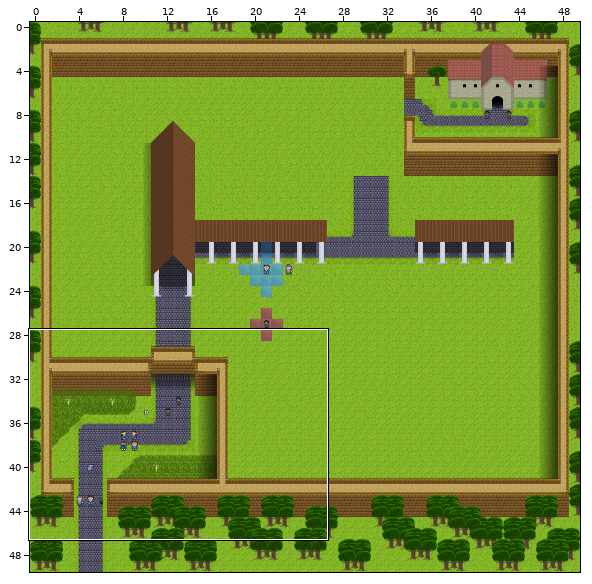
One commit to this Tiled map: Board1.tmx. Above, an overview of the earlier version with the close-up marked.
Close-up. Before:
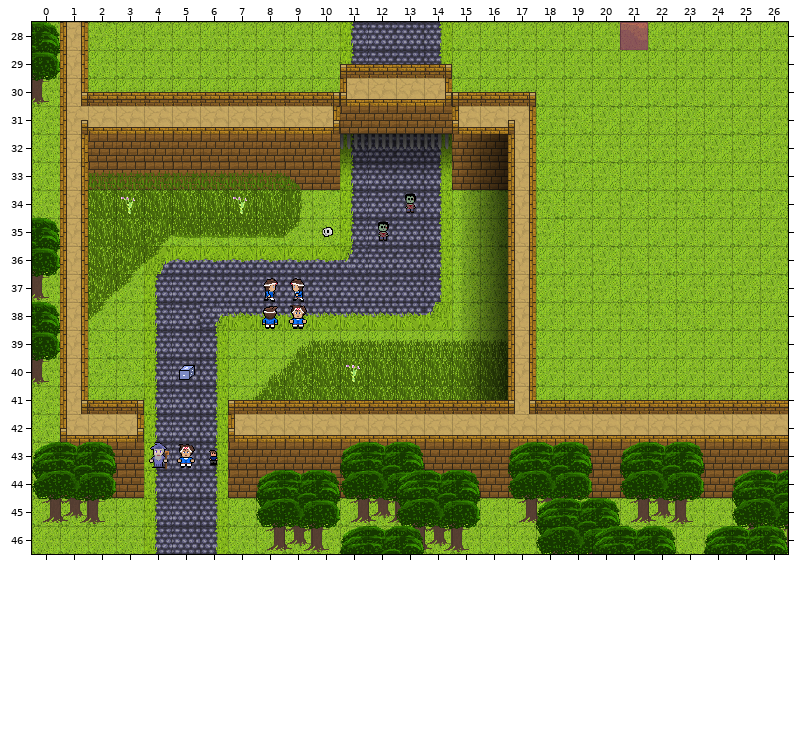
Cells are 32x32 px. Shown: x 0..26, y 28..46. The commit also changed other parts of the map, which this record leaves out. Tiles whose own drawing changed are shown in their newer look in all pictures.
Once edited:
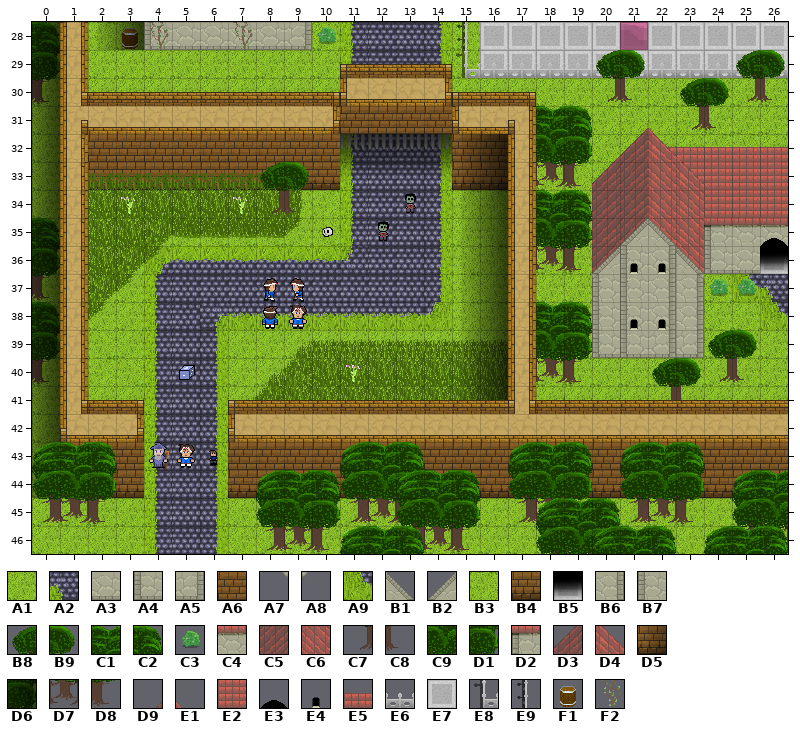
Key: from "shittytileset": A1 0, A2 7, A3 12, A4 13, A5 14, A6 17, A7 28, A8 29, A9 32, B1 43, B2 44, B3 48, B4 51, B5 56, B6 58, B7 59, B8 65, B9 66, C1 68, C2 69, C3 70, C4 71, C5 72, C6 74, C7 80, C8 81, C9 83, D1 84, D2 86, D3 87, D4 89, D5 95, D6 96, D7 98, D8 99, D9 102, E1 103, E2 104, E3 113, E4 118, E5 119, E6 122, E7 123, E8 136, E9 137, F1 154, F2 183.
__ is an empty cell.
Tiles replaced or removed in this view: A1, A6, B3.
Tiles of an added or newly shown layer are drawn over the layers below it.
See-through tiles are keyed as they look on the map.
Changes in this commit:
Changed rows in their new state; .. is an unchanged cell.
Layer "Ground Layer":
first column x 16:
28 E7 E7 E7 E7 E7 E7 E7 E7 E7 E7 E7
29 E7 E7 E7 E7 E7 E7 E7 E7 E7 E7 E7
first column x 25:
36 .. E7
37 A9 A2
38 .. A9
Layer "Ground Layer 2":
first column x 18:
31 C1 C2 .. .. .. .. .. .. ..
32 C9 D1 .. .. .. .. .. .. ..
33 D7 D8 .. .. .. .. .. .. ..
34 C1 C2 .. .. .. .. .. .. ..
35 C9 D1 .. .. .. .. .. .. ..
36 D7 D8 .. .. .. .. .. .. B5
38 C1 C2 .. .. .. .. .. .. ..
39 C9 D1 .. .. .. .. B8 B9 ..
40 D7 D8 .. .. B8 B9 C7 C8 ..
41 .. .. .. .. C7 C8 .. .. ..
Layer "Behind Walls" (added):
first column x 20:
31 .. D9 E1 ..
32 D9 D3 E5 E5
33 D3 C5 C6 E2
34 C5 C5 C6 C6
35 C5 C5 C6 C6
36 C5 .. .. C6
Layer "Walls and Such":
first column x 4:
28 A4 A3 A3 A3 A3 A5 C3
first column x 2:
32 .. .. .. .. .. .. .. .. .. .. .. .. .. .. .. .. .. .. .. .. D4 E1 E5 E5 E5
33 B4 B4 B4 B4 B4 B4 B4 B4 B4 .. .. .. .. B4 B4 .. .. .. .. .. .. D4 E2 E2 E2
34 .. .. .. .. .. .. C7 C8 .. .. .. .. .. .. .. .. .. .. .. .. .. .. E2 E2 E2
35 .. .. .. .. .. .. .. .. .. .. .. .. .. .. .. .. .. .. .. B2 B1 .. D2 C4 C4
36 .. .. .. .. .. .. .. .. .. .. .. .. .. .. .. .. .. .. B2 B7 B6 B1 A4 A3 ..
37 .. .. .. .. .. .. .. .. .. .. .. .. .. .. .. .. .. .. B7 B7 B6 B6 .. .. ..
38 .. .. .. .. .. .. .. .. .. .. .. .. .. .. .. .. .. .. B7 B7 B6 B6 .. .. ..
39 .. .. .. .. .. .. .. .. .. .. .. .. .. .. .. .. .. .. A4 A4 A5 A5 .. .. ..
first column x 2:
44 B4 B4 .. .. .. B4 .. .. .. B4 .. .. .. .. B4 B4 .. B4 B4 B4 .. B4 B4
Layer "Wall Decoration":
first column x 3:
28 F1 F2 .. .. F2 .. .. .. .. .. .. .. E9 .. .. .. .. .. .. .. .. .. .. ..
29 .. .. .. .. .. .. .. .. .. .. .. .. E8 E6 E6 E6 E6 E6 E6 E6 E6 E6 E6 E6
first column x 20:
35 .. .. .. .. .. .. E3
36 .. E4 E4 .. .. .. ..
37 A8 .. .. A7 C3 C3 ..
38 .. E4 E4 .. .. .. ..
Layer "Shading":
first column x 0:
28 D6 .. D5 D6
29 D6 .. .. ..
30 D6 .. .. ..
31 D6 .. .. ..
32 D6 .. .. ..
33 D6 .. .. ..
34 D6 .. .. ..
35 D6 .. .. ..
36 D6 .. .. ..
37 D6 .. .. ..
38 D6 .. .. ..
39 D6 .. .. ..
40 D6 .. .. ..
41 D6 .. .. ..
42 D6 .. .. ..
43 D6 .. .. ..
44 D6 .. .. ..
Layer "Above Layer 1":
first column x 20:
29 B8 B9 .. .. .. B8 B9
30 C7 C8 .. B8 B9 C7 C8
31 .. .. .. C7 C8 .. ..
Layer "Above Layer 2":
first column x 8:
33 B8 B9
